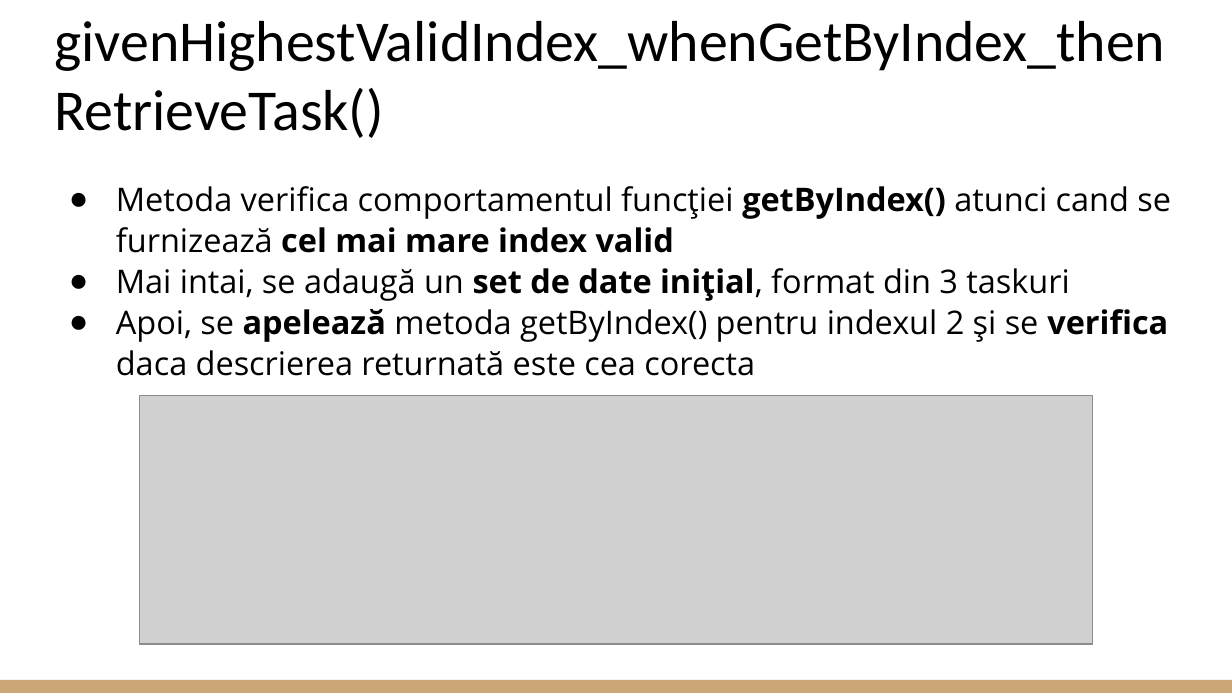
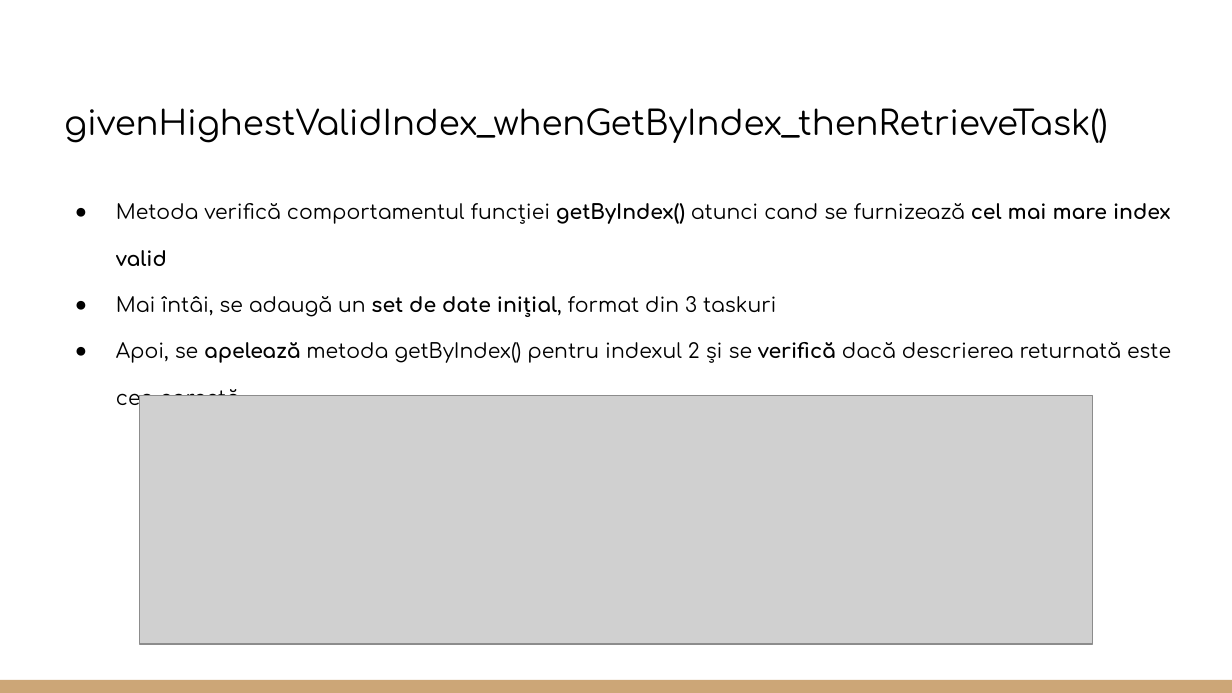
Before and after one commit to CoCodrilo1710/Proiect_TSS, a slide deck: slide 26 of Testare Unitara in Java.pptx (slide 13 before the commit). Drawn at 1232x693 pixels with LibreOffice and Linux fonts; fonts in the diff are those of the drawing; grey boxes stand for pictures. Boxes give left, top, right and bottom in pixels: in the first picture for what was removed or moved away, otherwise in the second. Text is boxed around its words. In the diff, an @@ line names an element or a change of style, - is before the commit and + after.

```diff
--- a/Testare Unitara in Java.pptx
+++ b/Testare Unitara in Java.pptx
@@ title "givenHighestValidIndex_whenGetByIndex_thenRetrieveTask()" at (x1=64, y1=108, x2=1108, y2=143): size 33.8 to 19.8 pt, font Calibri to Comfortaa @@
@@ text at (x1=116, y1=203, x2=1171, y2=410): text changed; size 19 to 11.9 pt; font Open Sans to Comfortaa @@
-● Metoda verifica comportamentul funcției getByIndex() atunci cand se furnizează cel mai mare index valid
-● Mai intai, se adaugă un set de date inițial, format din 3 taskuri
-● Apoi, se apelează metoda getByIndex() pentru indexul 2 și se verifica daca descrierea returnată este cea corecta
+● Metoda verifică comportamentul funcției getByIndex() atunci cand se furnizează cel mai mare index valid
+● Mai întâi, se adaugă un set de date inițial, format din 3 taskuri
+● Apoi, se apelează metoda getByIndex() pentru indexul 2 și se verifică dacă descrierea returnată este cea corectă
```
Also in this commit, not shown: 24 other slides changed, 19 slides added, 4 slides removed.
